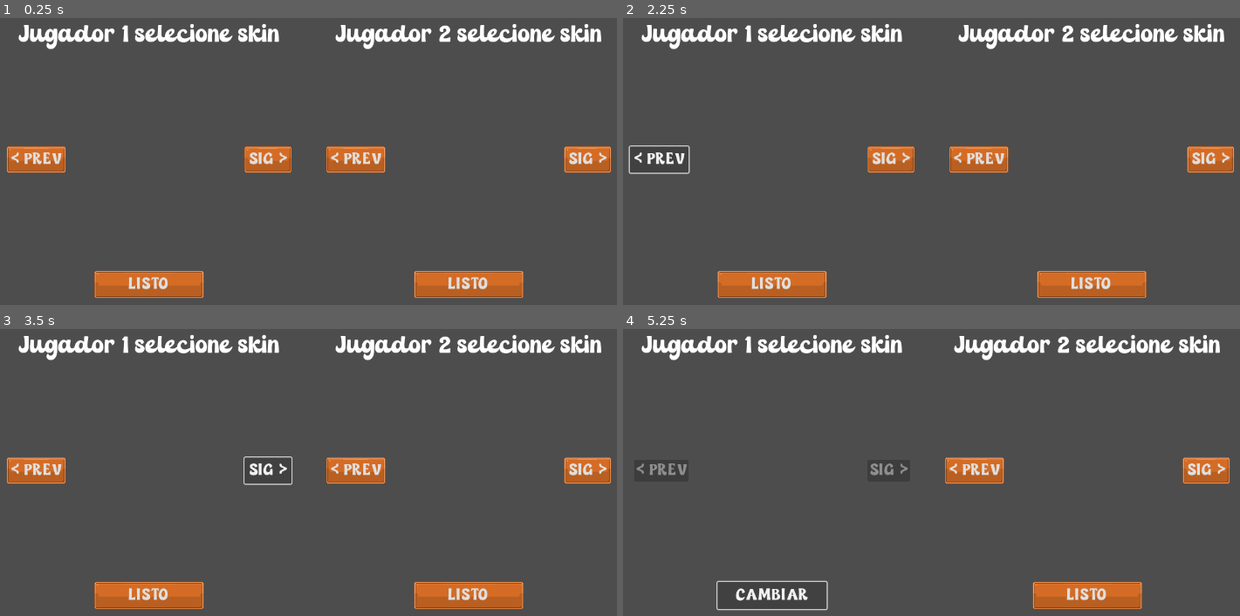
Above: before the commit, frames 1-4 (two rows, left to right).
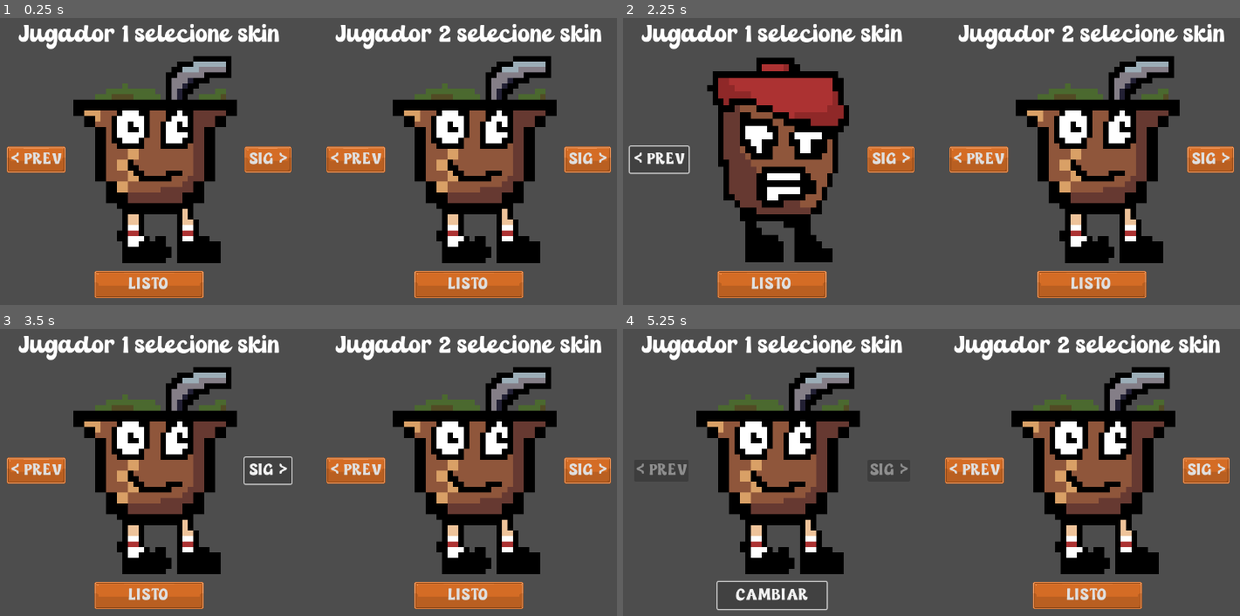
Above: after the commit, the same moments.

Repository: gastonalt/cebadisimos
Game: Godot game, scene res://scenes/seleccionar_jugador_menu.tscn
Same seed, same stepped clock (60 frames per second), same inputs: the game is played once before the commit and once after it.
Inputs:
- Up to frame 1 (0.25 s): no input
- Up to frame 2 (2.25 s): click "LISTO" at 0.5 s; click "CAMBIAR" at 1.25 s; click "< PREV" at 2 s
- Up to frame 3 (3.5 s): click "SIG >" at 2.75 s
- Up to frame 4 (5.25 s): click "< PREV" at 3.5 s; click "SIG >" at 4.25 s; click "LISTO" at 5 s

The runs differ from the first frame. In frame 1, 22% of the frame differs, in the area x 11-91%, y 13-86%; in frame 2, 23%, in the area x 13-91%, y 13-86%; in frame 3, 22%; in frame 4, 22%.

Commit message:
Agrego clase al jugador y ahora se puede cancelar el EMPEZAR cuando selecciono skin

Diff:
--- a/project.godot
+++ b/project.godot
@@ -17,8 +17,8 @@
 
 [autoload]
 
-GameManager="*res://scripts/GameManager.gd"
-GlobalPlayerInfo="*res://scripts/GlobalPlayerInfo.gd"
+GameManager="*res://scripts/globals/GameManager.gd"
+GlobalPlayerInfo="*res://scripts/globals/GlobalPlayerInfo.gd"
 
 [display]
 
--- a/scripts/caja_con_arma.gd
+++ b/scripts/caja_con_arma.gd
@@ -16,12 +16,12 @@
 	var armas_agarradas = body.get_node("arma_holder").get_children()
 	for arma in armas_agarradas:
 		arma.free()
-	var arma_scene = load("res://pistola.tscn") ## por defecto
+	var arma_scene = load("res://scenes/pistola.tscn") ## por defecto
 	match(owner.tipo_arma):
 		1:
-			arma_scene = load("res://pistola.tscn")
+			arma_scene = load("res://scenes/pistola.tscn")
 		2:
-			arma_scene = load("res://escopeta.tscn")
+			arma_scene = load("res://scenes/escopeta.tscn")
 	var arma = arma_scene.instantiate()
 	arma.player_id = body.player_id
 	body.get_node("arma_holder").add_child(arma)
--- /dev/null
+++ b/scripts/clases/Personaje.gd
@@ -0,0 +1,8 @@
+extends Node
+
+class_name Personaje
+
+var player_id: int
+var player_skin: String = "player1.png"
+var is_dead: bool = false
+var is_ready: bool = false
--- a/scripts/GlobalPlayerInfo.gd
+++ b/scripts/globals/GlobalPlayerInfo.gd
@@ -1,6 +1,9 @@
 extends Node
-var playerSkin = ["player1.png", "player1.png"]
-var playerReady = [false, false]
+
+const Personaje = preload("res://scripts/clases/Personaje.gd")
+var jugador = Personaje.new()
+
+var jugadores = [Personaje.new(), Personaje.new()]
 
 # Called when the node enters the scene tree for the first time.
 func _ready() -> void:
--- a/scripts/personaje.gd
+++ b/scripts/personaje.gd
@@ -10,7 +10,9 @@
 const JUMP_VELOCITY = -600.0
 
 func _ready() -> void:
-	var path = "res://" + GlobalPlayerInfo.playerSkin[player_id - 1]
+	# cargo la skin del jugador
+
+	var path = "res://sprites/" + GlobalPlayerInfo.jugadores[player_id - 1].player_skin
 	var tex = load(path)
 	sprite.texture = tex
 
--- a/scripts/pistola.gd
+++ b/scripts/pistola.gd
@@ -4,7 +4,7 @@
 @export var player_id: int = 1
 
 var disparando := false
-var bullet_scene: PackedScene = preload("res://bala.tscn")
+var bullet_scene: PackedScene = preload("res://scenes/bala.tscn")
 
 func _process(delta: float) -> void:
 	var prefix = "p%d_" % player_id
--- a/scripts/seleccionar_jugador_controller.gd
+++ b/scripts/seleccionar_jugador_controller.gd
@@ -10,6 +10,7 @@
 
 var index = 0
 var isPlayerReady = false
+var tiempo = 3
 
 const textures = [
 	"player1.png", "player2.png", "player3.png",
@@ -21,8 +22,8 @@
 	_change_texture(textures[index])
 
 func _change_texture(txname: String) -> void:
-	textureNode.texture = load("res://" + txname)
-	GlobalPlayerInfo.playerSkin[id_jugador - 1] = txname
+	textureNode.texture = load("res://sprites/" + txname)
+	GlobalPlayerInfo.jugadores[id_jugador - 1].player_skin = txname
 
 # Called every frame. 'delta' is the elapsed time since the previous frame.
 func _process(delta: float) -> void:
@@ -63,27 +64,37 @@
 		siguienteBtn.disabled = true
 		previoBtn.disabled = true
 		readyBtn.text = "CAMBIAR"
-		GlobalPlayerInfo.playerReady[id_jugador - 1] = true
+		GlobalPlayerInfo.jugadores[id_jugador - 1].is_ready = true
 	else:
 		readyBtn.text = "LISTO"
 		siguienteBtn.disabled = false
 		previoBtn.disabled = false
-		GlobalPlayerInfo.playerReady[id_jugador - 1] = false
+		GlobalPlayerInfo.jugadores[id_jugador - 1].is_ready = false
 	_check_both_ready()
 
-func _start_countdown() -> void:
-	var tiempo = 3
-	cuentaAtras.visible = true
 
-	while tiempo > 0:
-		cuentaAtras.text = "El juego comienza en %d..." % tiempo
-		await get_tree().create_timer(1.0).timeout
-		tiempo -= 1
-
-	cuentaAtras.text = "¡A jugar!"
-	await get_tree().create_timer(1.0).timeout
-	get_tree().change_scene_to_file("res://level.tscn")
+var countdown_active = false
 
 func _check_both_ready() -> void:
-	if GlobalPlayerInfo.playerReady[0] and GlobalPlayerInfo.playerReady[1]:
-		_start_countdown()
+	tiempo = 3
+	if GlobalPlayerInfo.jugadores[0].is_ready and GlobalPlayerInfo.jugadores[1].is_ready:
+		countdown_active = true
+		cuentaAtras.visible = true
+		while tiempo > 0 and countdown_active:
+			cuentaAtras.text = "El juego comienza en %d..." % tiempo
+			await get_tree().create_timer(1.0).timeout
+			tiempo -= 1
+			# Si algún jugador deja de estar listo, cancelar
+			if not (GlobalPlayerInfo.jugadores[0].is_ready and GlobalPlayerInfo.jugadores[1].is_ready):
+				countdown_active = false
+				break
+		if countdown_active:
+			cuentaAtras.text = "¡A jugar!"
+			await get_tree().create_timer(1.0).timeout
+			get_tree().change_scene_to_file("res://scenes/level.tscn")
+		else:
+			cuentaAtras.visible = false
+	else:
+		countdown_active = false
+		tiempo = 3
+		cuentaAtras.visible = false
Not shown, added: scripts/clases/Personaje.gd.uid
Renamed: scripts/GameManager.gd -> scripts/globals/GameManager.gd
Renamed: scripts/GameManager.gd.uid -> scripts/globals/GameManager.gd.uid
Renamed: scripts/GlobalPlayerInfo.gd.uid -> scripts/globals/GlobalPlayerInfo.gd.uid
Not shown, changed: .DS_Store
